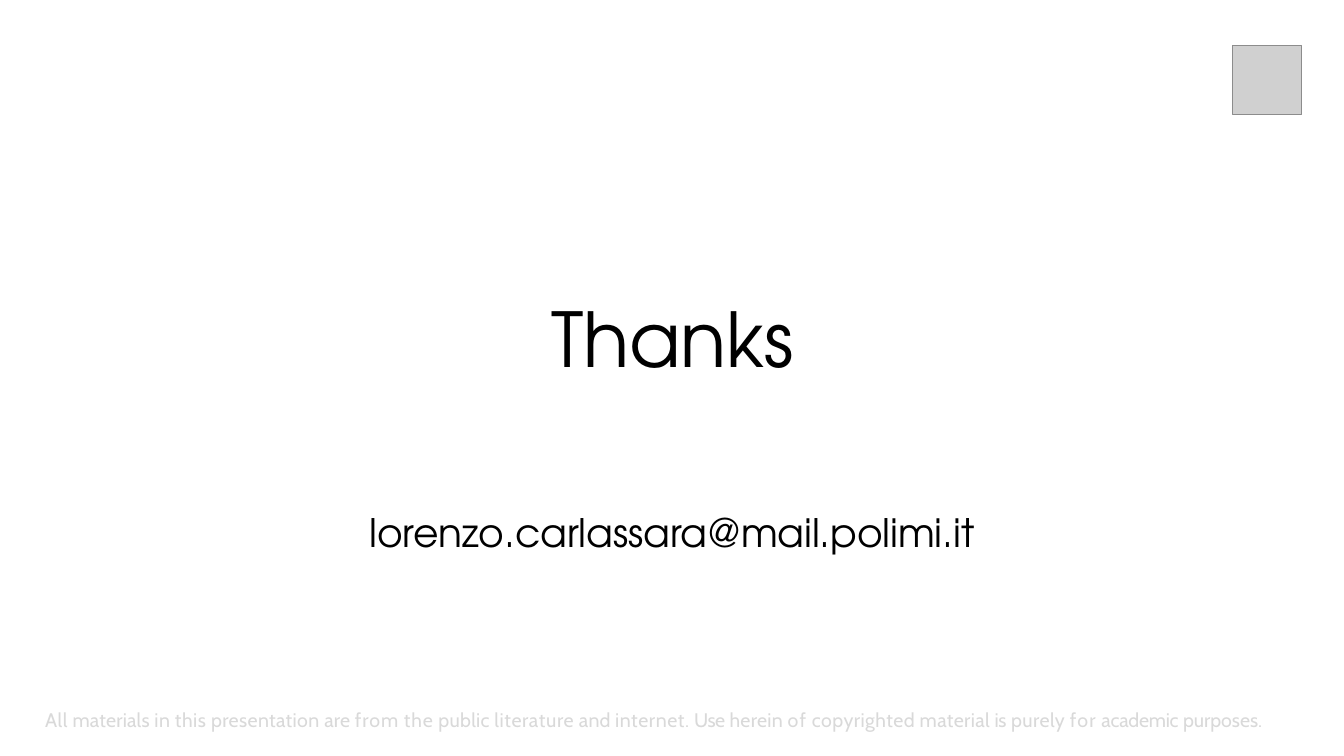
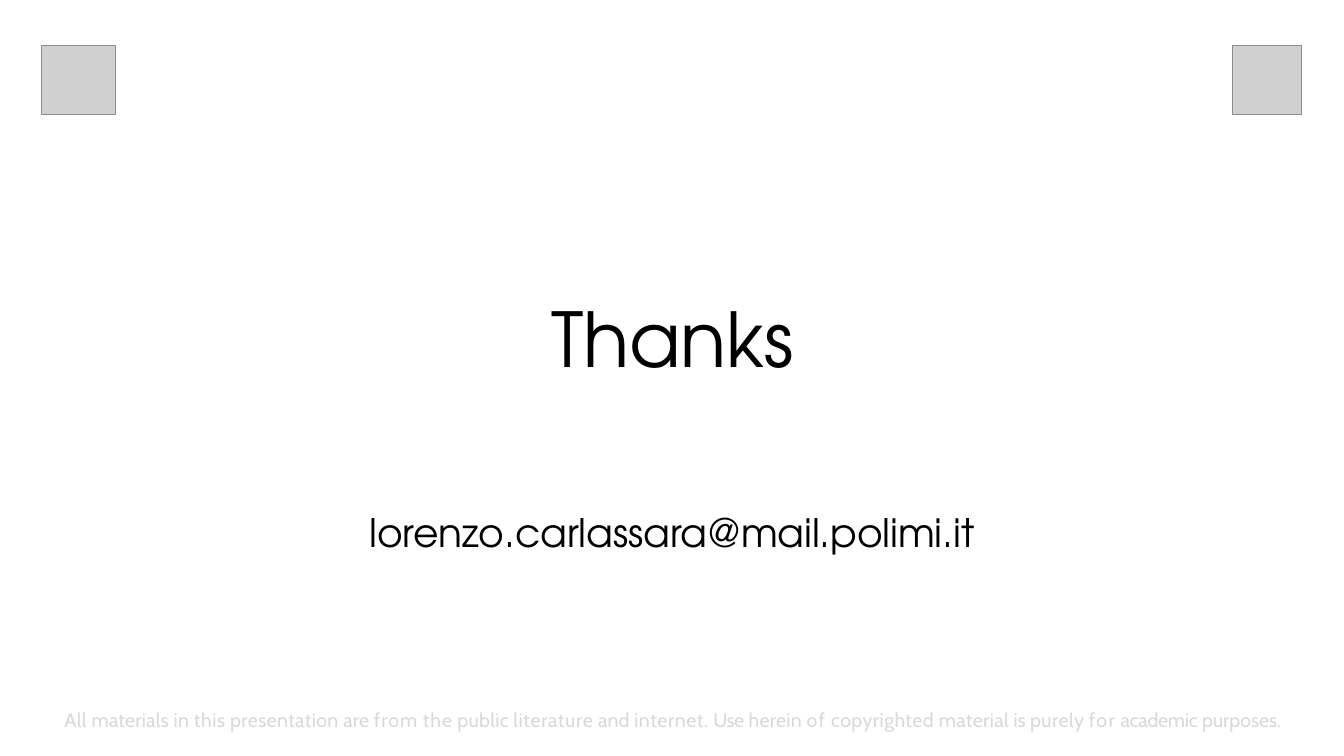
Before and after one commit to carls31/active-learning-virtual-SVM, a slide deck: slide 11 of presentation_CARLASSARA_10601118.pptx. Drawn at 1344x756 pixels with LibreOffice and Linux fonts; fonts in the diff are those of the drawing; grey boxes stand for pictures. Boxes give left, top, right and bottom in pixels: in the first picture for what was removed or moved away, otherwise in the second. Text is boxed around its words. In the diff, an @@ line names an element or a change of style, - is before the commit and + after.

```diff
--- a/presentation_CARLASSARA_10601118.pptx
+++ b/presentation_CARLASSARA_10601118.pptx
@@ picture added at [41, 45, 116, 115] @@
@@ text "All materials in this presentation ...": place and size @@
-text "All materials in this presentation ..." at [45, 709, 1262, 733]
+text "All materials in this presentation ..." at [64, 709, 1281, 733]
@@ text "All materials in this presentation ..." at [64, 709, 1281, 733]: alignment left to centre @@
```
Also in this commit, not shown: 9 other slides changed, 1 slide added, 1 slide removed, 2 other files.
